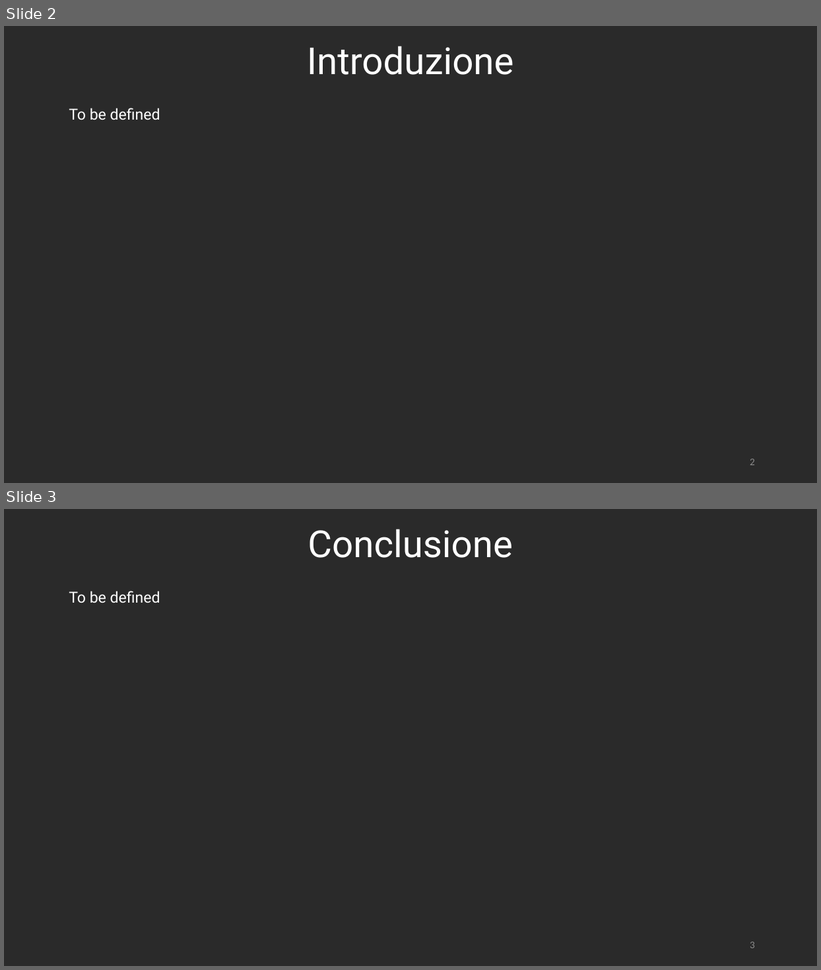
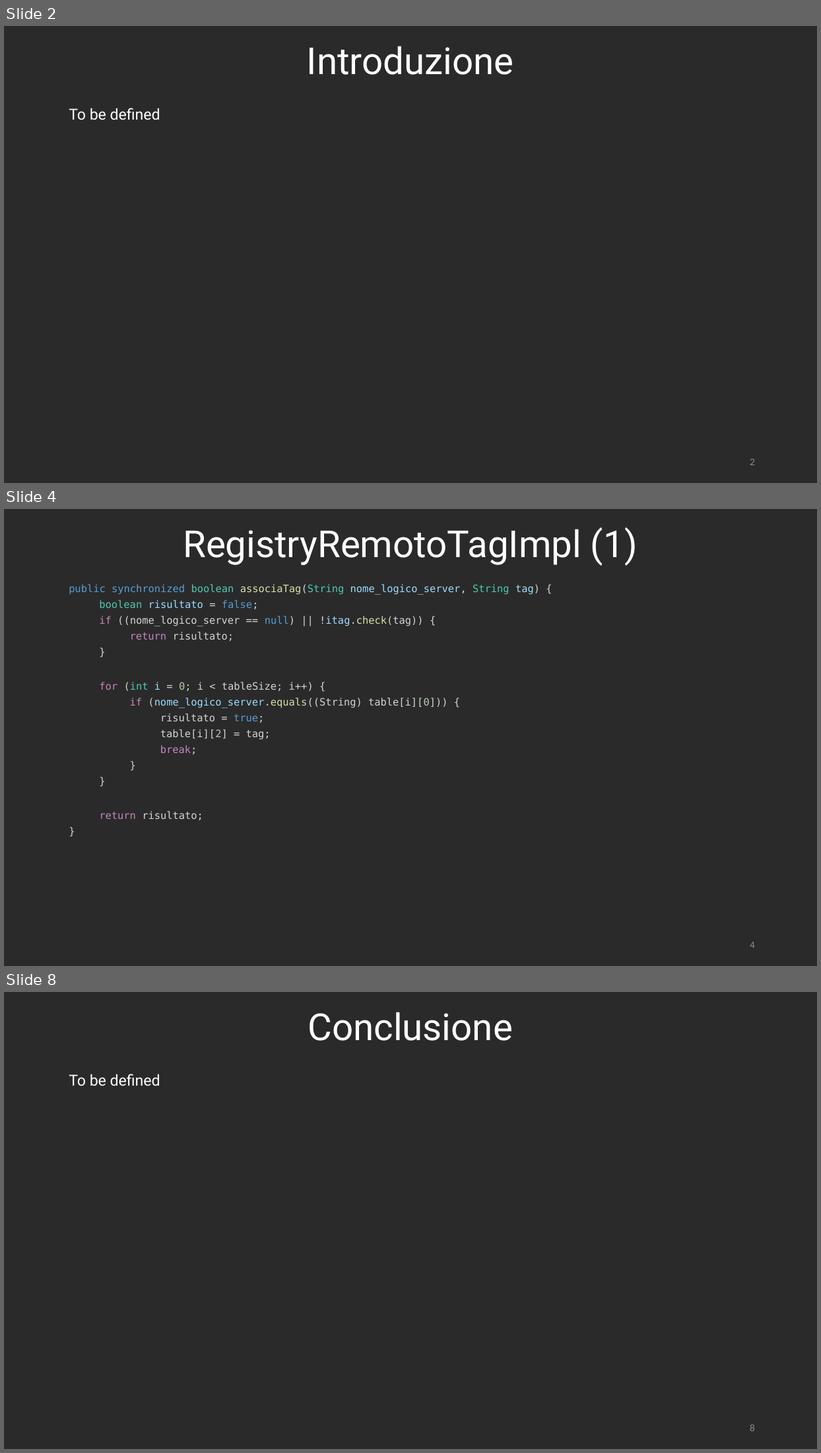
Before and after one commit to RetiCalc-Unibo/progetto7, a slide deck: Presentazione.pptx. Shown one above the other, each under a label of ours: slides 2 and 3 before the commit, slides 2, 4 and 8 after it; the slides between them are not shown. The pictures are 821x970 and 821x1453 pixels, drawn with LibreOffice and Linux fonts; fonts in the diff are those of the drawing. Boxes give left, top, right and bottom in pixels: in the first picture for what was removed or moved away, otherwise in the second. Text is boxed around its words. In the diff, an @@ line names an element or a change of style, - is before the commit and + after.

```diff
--- a/Presentazione.pptx
+++ b/Presentazione.pptx
@@ slide 4 added at [4,509,817,966], background #2A2A2A @@
@@ title added at [183,527,638,566], 44 pt, text #FFFFFF @@
+RegistryRemotoTagImpl (1)
@@ text added at [69,584,540,821], 12 pt, text #D4D4D4 @@
+public synchronized boolean associaTag(String nome_logico_server, String tag) {
+boolean risultato = false;
+if ((nome_logico_server == null) || !itag.check(tag)) {
+return risultato;
+}
+for (int i = 0; i < tableSize; i++) {
+if (nome_logico_server.equals((String) table[i][0])) {
+risultato = true;
+table[i][2] = tag;
+break;
+}
+}
+return risultato;
+}
@@ page number added at [750,942,755,949], 12 pt, text #8C8C8C @@
+4
@@ what was slide 3 is now slide 8 @@
@@ page number at [750,1424,755,1432]: text changed @@
-3
+8
```
Also in this commit, not shown: 4 other slides added, 1 other file.
